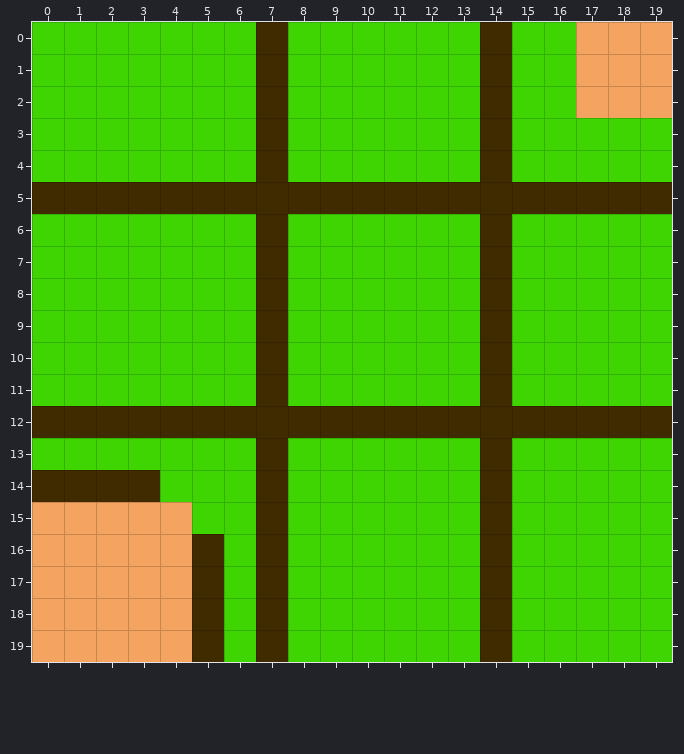
Level history. Tiled map: assets/map/world.tmx. Above, as it was before the edit.
Cells are 32x32 px. Shown: x 0..19, y 0..19. Tiles whose own drawing changed are shown in their newer look in all pictures.
The same view after the edit:
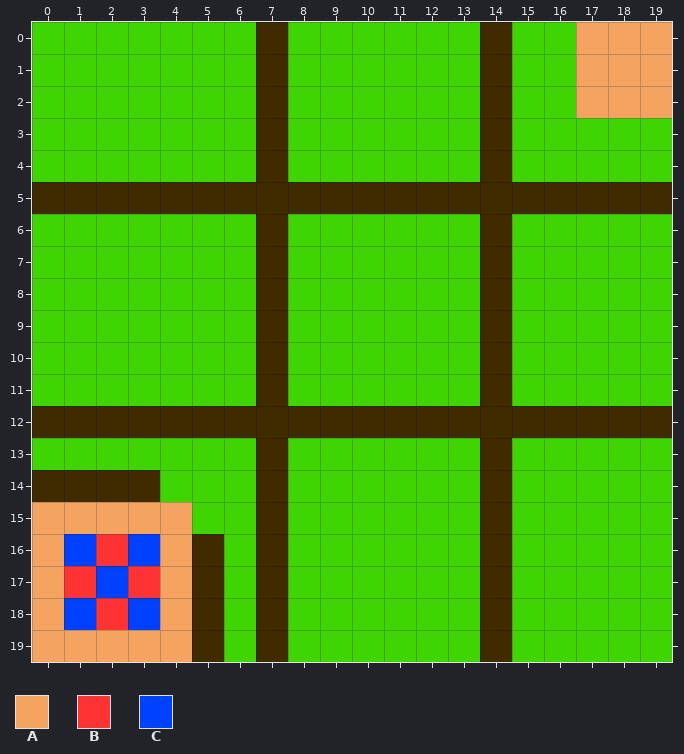
Key: from "tiles": A 5, B 6, C 7.
_ is an empty cell, . an unchanged one.
Changes in this commit:
--- layer "safe_haven"
@@ x 1..3 @@
-16 AAA
-17 AAA
-18 AAA
+16 CBC
+17 BCB
+18 CBC
Where, in picture pixels (left, top, right, bottom), the same in both pictures:
changed: (64, 534, 160, 630)
